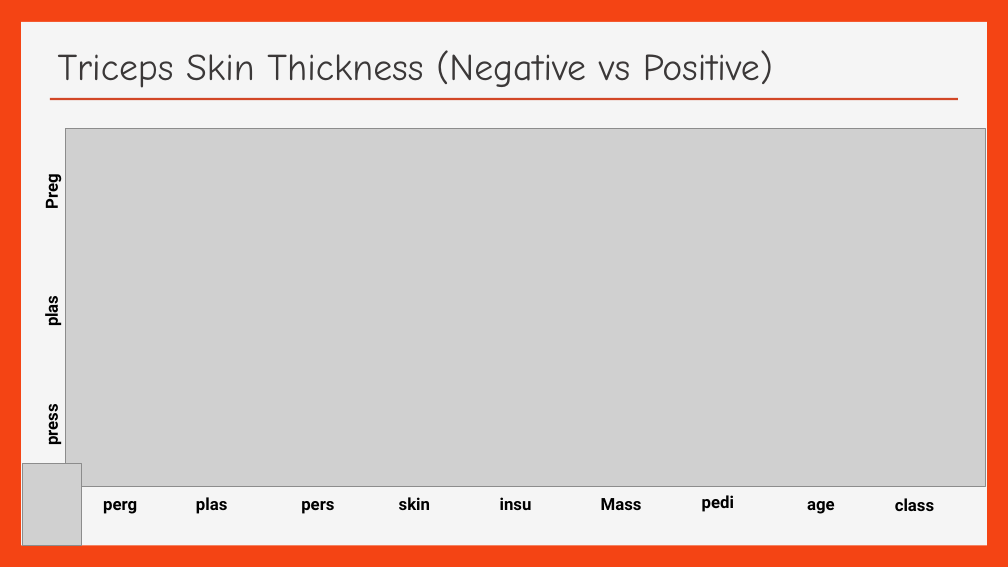
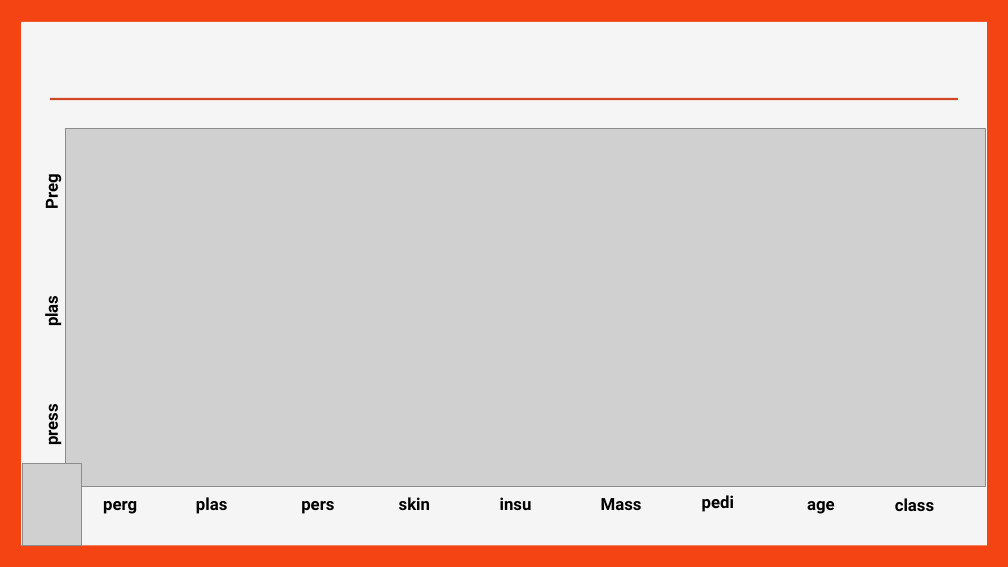
Before and after one commit to efreier12/Final-Project, a slide deck: slide 14 of Pima Indian Diabetes ( Final Project).ppt. Drawn at 1008x567 pixels with LibreOffice and Linux fonts; fonts in the diff are those of the drawing; grey boxes stand for pictures; background and template pictures are left out. Boxes give left, top, right and bottom in pixels: in the first picture for what was removed or moved away, otherwise in the second. Text is boxed around its words. In the diff, an @@ line names an element or a change of style, - is before the commit and + after.

```diff
--- a/Pima Indian Diabetes ( Final Project).ppt
+++ b/Pima Indian Diabetes ( Final Project).ppt
@@ title removed at [58, 50, 773, 88] @@
-Triceps Skin Thickness (Negative vs Positive)
```
Also in this commit, not shown: 6 other slides changed.
